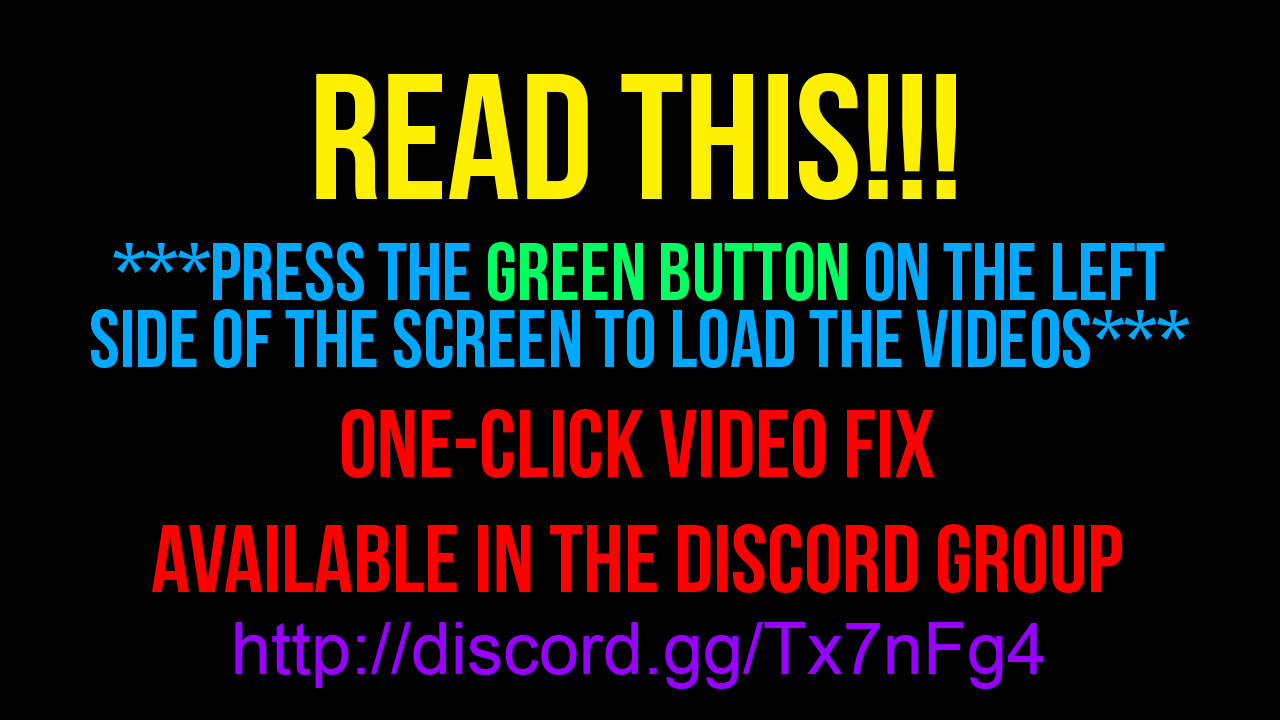
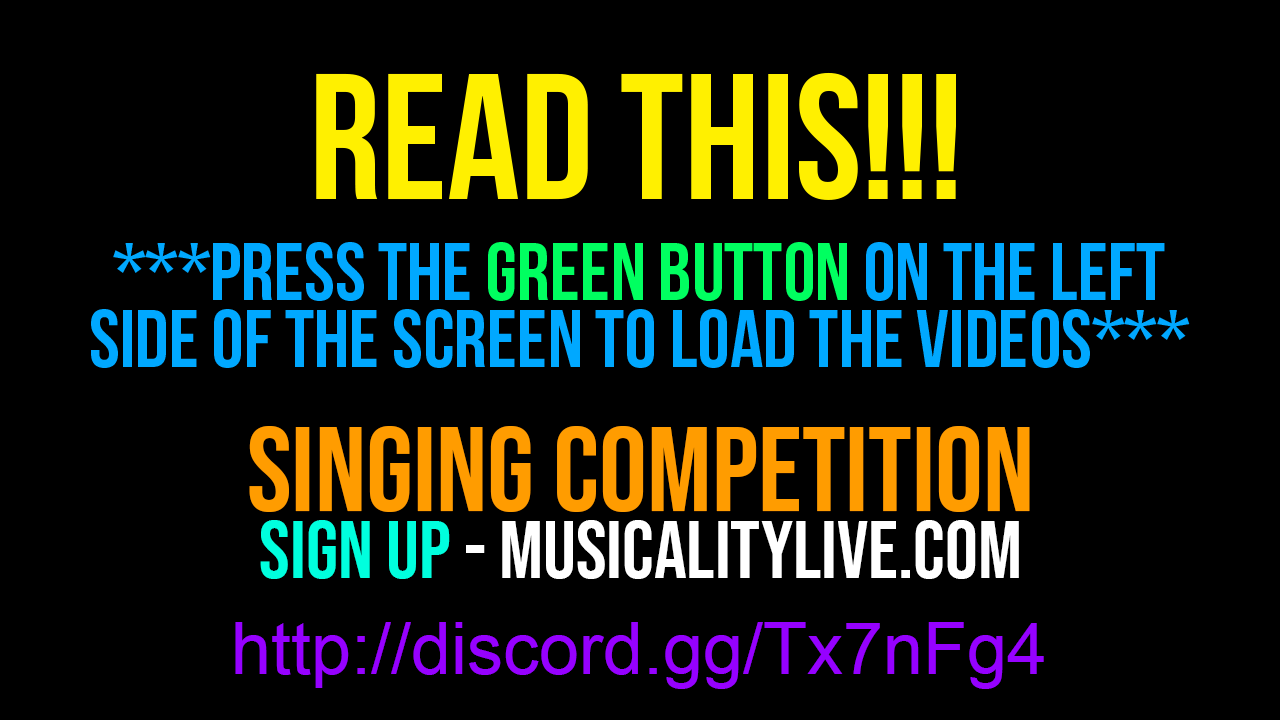
Two versions of the same layered image (1280px x 720px). Layer-by-layer changes:
hid "ONE-CLICK VIDEO FIX AVAILABLE IN THE DISCORD GROUP" over [152, 409, 1122, 593]
showed "SINGING COMPETITION sign up - musicalitylive.com" over [249, 426, 1030, 579]
